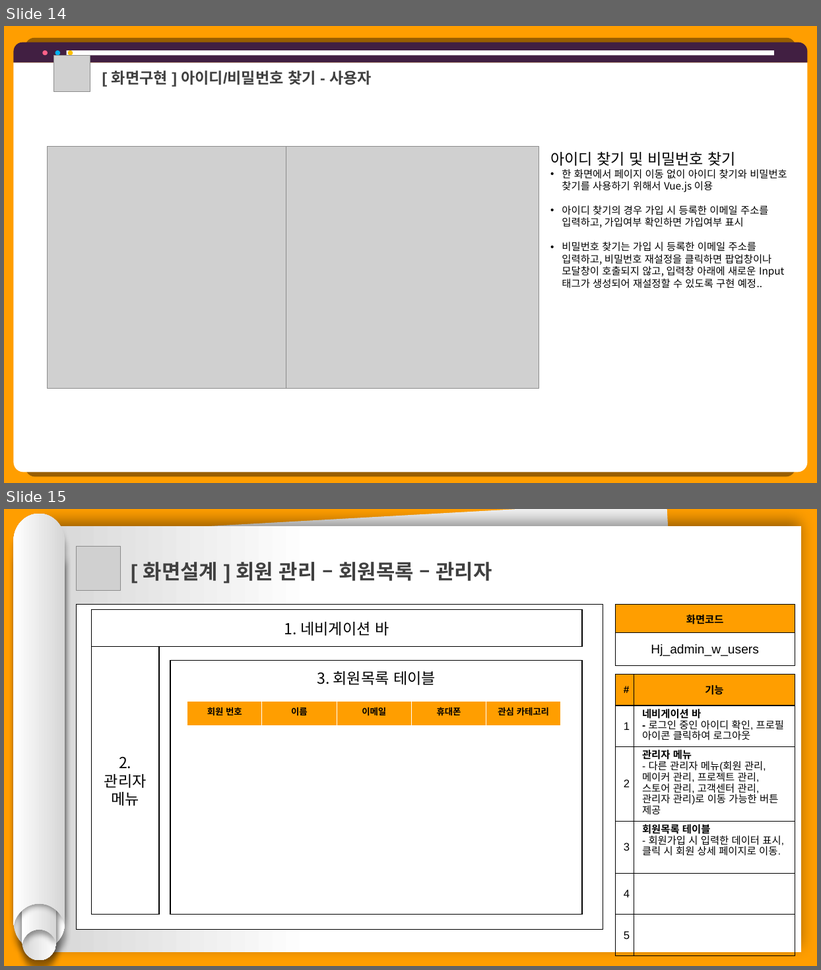
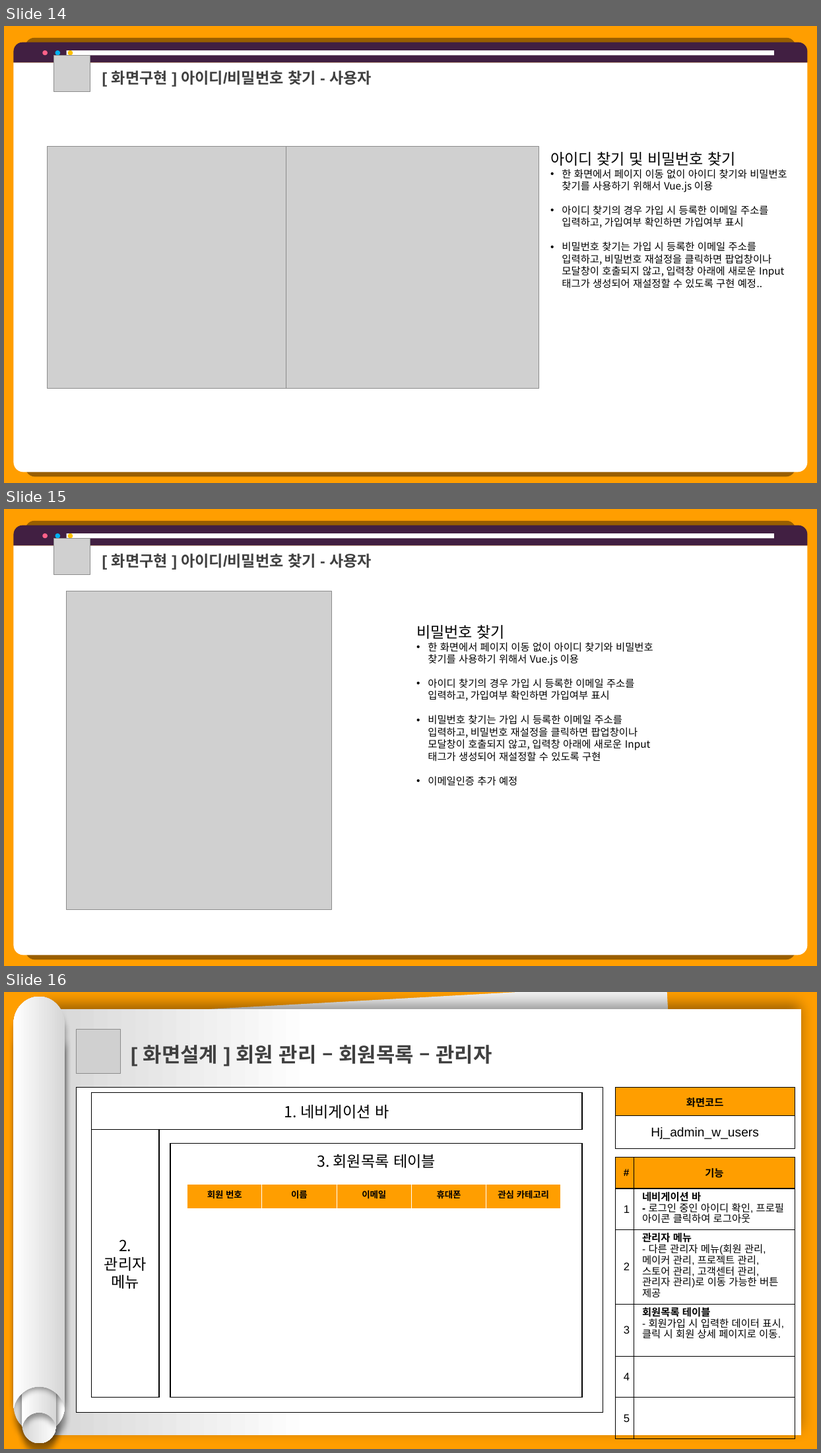
Before and after one commit to hhsw07/ezen-academy-projects, a slide deck: 0 발표용 파워포인트/project06 - 파워포인트 종합 - 형준.pptx. Shown one above the other, each under a label of ours: slides 14 and 15 before the commit, slides 14, 15 and 16 after it. The pictures are 821x970 and 821x1453 pixels, drawn with LibreOffice and Linux fonts; fonts in the diff are those of the drawing; grey boxes stand for pictures. Boxes give left, top, right and bottom in pixels: in the first picture for what was removed or moved away, otherwise in the second. Text is boxed around its words. In the diff, an @@ line names an element or a change of style, - is before the commit and + after.

```diff
--- a/0 발표용 파워포인트/project06 - 파워포인트 종합 - 형준.pptx
+++ b/0 발표용 파워포인트/project06 - 파워포인트 종합 - 형준.pptx
@@ slide 15 added at (4, 509, 817, 966), background #FF9E00 @@
@@ round same rect added at (14, 525, 808, 545), fill #411F42 @@
@@ round same rect added at (14, 545, 808, 956), fill #FFFFFF @@
@@ ellipse added at (42, 533, 48, 538), fill #FF6189 @@
@@ picture added at (54, 538, 90, 574) @@
@@ ellipse added at (55, 533, 60, 538), fill #00B0F0 @@
@@ rectangle added at (66, 533, 774, 538), fill #FFFFFF @@
@@ ellipse added at (68, 533, 73, 538), fill #FFC000 @@
@@ text added at (112, 553, 372, 568), 18 pt, text #404040, bold @@
+[ 화면구현 ] 아이디/비밀번호 찾기 - 사용자
@@ picture added at (66, 591, 331, 910) @@
@@ text added at (416, 625, 653, 786), 12 pt, text #000000 @@
+비밀번호 찾기
+• 한 화면에서 페이지 이동 없이 아이디 찾기와 비밀번호 찾기를 사용하기 위해서 Vue.js 이용
+• 아이디 찾기의 경우 가입 시 등록한 이메일 주소를 입력하고, 가입여부 확인하면 가입여부 표시
+• 비밀번호 찾기는 가입 시 등록한 이메일 주소를 입력하고, 비밀번호 재설정을 클릭하면 팝업창이나 모달창이 호출되지 않고, 입력창 아래에 새로운 Input태그가 생성되어 재설정할 수 있도록 구현
+• 이메일인증 추가 예정
@@ what was slide 15 is now slide 16 @@
```
Also in this commit, not shown: 1 other file.
